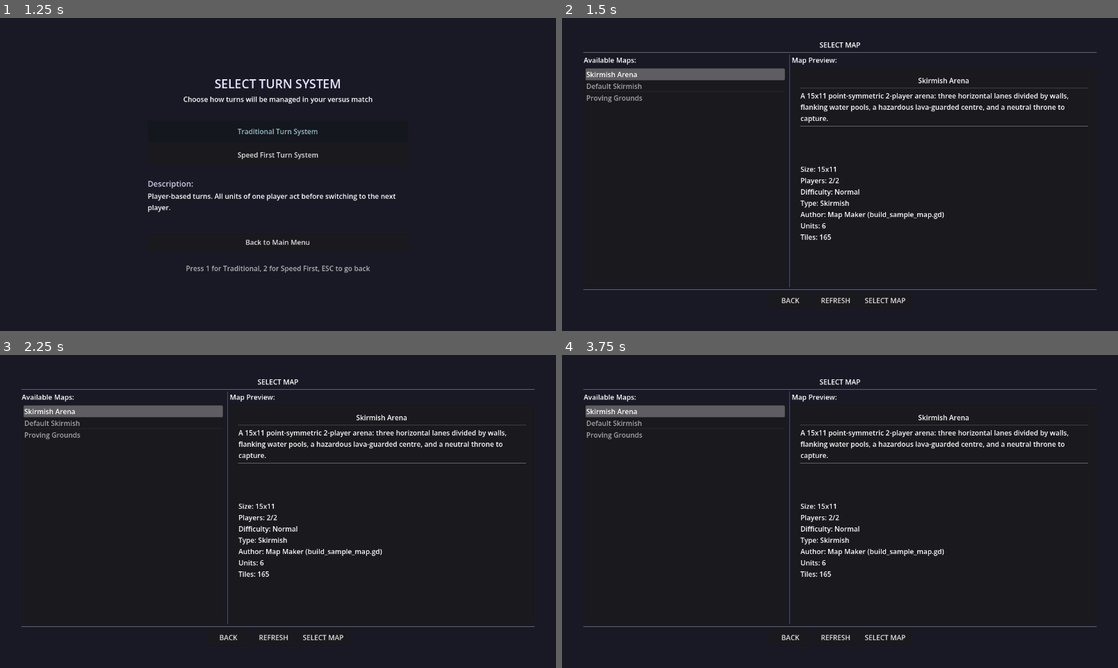
Above: before the commit, frames 1-4 (two rows, left to right).
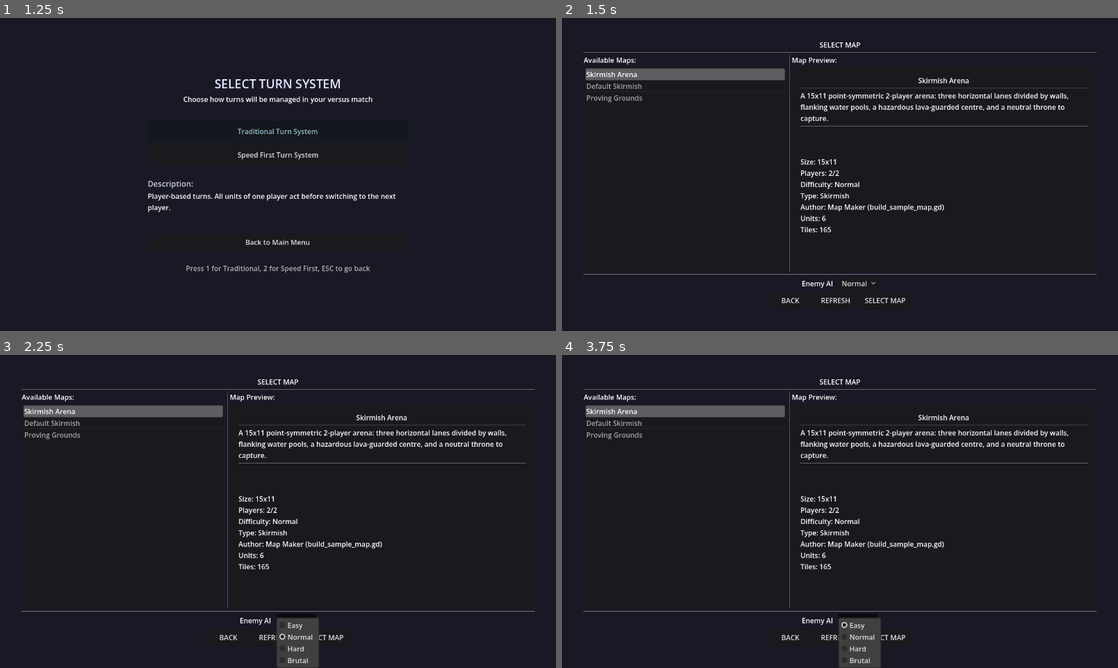
Above: after the commit, the same moments.

Repository: K-ennethA/Conquest
Game: Godot game, scene res://menus/MainMenu.tscn
The game is run twice, just before and just after one commit, with the same random seed, the same clock (stepped at 60 frames per second) and the same inputs.
Inputs (mouse positions are in pixels of both pictures, inside the frame that each line leads up to):
- Up to frame 1 (1.25 s): click "Single Player" at 0.5 s
- Up to frame 2 (1.5 s): click "Traditional Turn System" at 1.25 s
- Up to frame 3 (2.25 s): click (294, 621) at 2 s, where only the run after the commit has a clickable "Normal"
- Up to frame 4 (3.75 s): click (856, 621) at 2.75 s, where only the run after the commit has a clickable "Normal"; click (856, 621) at 3.5 s, where only the run after the commit has a clickable "Easy"

Frame 1 is identical in both runs. In frame 2, 1.8% of the frame differs, in the area x 3-97%, y 45-87%; in frame 3, 2.8%; in frame 4, 2.8%, in the area x 3-97%, y 45-100%.

Commit message:
Feature: configurable AI difficulty (Easy / Normal / Hard / Brutal)
BotController gains a Difficulty enum + tunable planner. NORMAL is byte-identical
to the previous greedy best-damage strategy, so all existing AI/boss tests stay
green. Tiers:
  - EASY  : dithers -- often skips a clear attack, mis-targets, hesitates to
            advance (stochastic; uses an injectable, lazily-created RNG so NORMAL/
            HARD/BRUTAL never touch RNG and stay deterministic).
  - NORMAL: greedy best-damage (baseline).
  - HARD  : NORMAL + secures a guaranteed kill when one is reachable.
  - BRUTAL: HARD + focus-fires the weakest enemy to set up a kill, never hesitates.

_best_attack is refactored into _ranked_attacks (best-first list) so difficulty
can pick among candidates; ranked[0] equals the old greedy pick. BossController
inherits difficulty unchanged.

Wiring:
  - GameSettings.ai_difficulty (int, default NORMAL) + set_ai_difficulty(), in
    reset/info. Cross-scene settings holder the menus write and the game reads.
  - BotTurnDriver reads GameSettings.ai_difficulty via /root/GameSettings and sets
    it on each controller it builds (defaults to NORMAL when absent, e.g. tests).
  - MapSelection (final single-player gate) gains an "Enemy AI" dropdown, built in
    code so it slots into the existing layout without a .tscn edit; the pending UI
    restyle will formalize its look.

Tests: +5 in test_bot_controller (HARD kill-securing, BRUTAL focus-fire, EASY
dithers where NORMAL never does, EASY seed reproducibility, difficulty_name).
Gate: import clean, content 18/18, boot clean, full suite 235 passing / 3 failing
(only the pre-existing MP-lobby vote tests).

Co-Authored-By: Claude Opus 4.8 <noreply@anthropic.com>

Diff:
--- a/game/ai/BotController.gd
+++ b/game/ai/BotController.gd
@@ -26,6 +26,32 @@
 	WAIT,  ## do nothing this turn
 }
 
+## How sharply the AI plays. Higher tiers target better, secure kills, and never
+## hesitate; EASY deliberately dithers and misplays so it is beatable.
+enum Difficulty {
+	EASY,    ## dithers: often skips its attack, mis-targets, hesitates to advance
+	NORMAL,  ## greedy best-damage (the baseline strategy)
+	HARD,    ## NORMAL + secures guaranteed kills when reachable
+	BRUTAL,  ## HARD + focus-fires the weakest enemy and never hesitates
+}
+
+## Which tier this planner plays at. Set by the driver from the game settings.
+var difficulty: int = Difficulty.NORMAL
+
+## RNG used only by EASY's dithering/mis-targeting. Injectable so tests stay
+## deterministic; created (and randomized) lazily on first EASY use, so NORMAL /
+## HARD / BRUTAL never touch it and remain fully deterministic.
+var rng: RandomNumberGenerator = null
+
+
+## Human-readable name for a [enum Difficulty] value (UI / logs).
+static func difficulty_name(d: int) -> String:
+	match d:
+		Difficulty.EASY: return "Easy"
+		Difficulty.HARD: return "Hard"
+		Difficulty.BRUTAL: return "Brutal"
+		_: return "Normal"
+
 
 ## Plan this unit's turn. [param moveset] is an Array of [MoveResource].
 ## Returns a decision dictionary with keys: "action" ([enum ActionType]), "move",
@@ -39,12 +65,77 @@
 	if hostiles.is_empty():
 		return _wait("no_hostiles")
 
-	var best := _best_attack(actor, origin, moveset, hostiles, board)
-	if not best.is_empty():
-		return best
-
-	# No damaging option in range: close on the nearest enemy.
+	# All reachable damaging plays this turn, best-first (index 0 == the greedy
+	# pick NORMAL has always made). Difficulty decides which of them we take.
+	var ranked := _ranked_attacks(actor, origin, moveset, hostiles, board)
+	var choice := _choose_attack(ranked)
+	if not choice.is_empty():
+		return choice
+
+	# No attack taken (none in range, or EASY chose to hold). Advance -- unless
+	# EASY hesitates this turn, in which case do nothing.
+	if difficulty == Difficulty.EASY and _get_rng().randf() < 0.30:
+		return _wait("hesitate")
 	return _step_toward_nearest(origin, hostiles, board)
+
+
+## Lazily-created RNG for EASY's stochastic behaviour.
+func _get_rng() -> RandomNumberGenerator:
+	if rng == null:
+		rng = RandomNumberGenerator.new()
+		rng.randomize()
+	return rng
+
+
+## Pick which of the ranked attacks (best-first) to actually take, per difficulty.
+## Returns {} to decline attacking (advance/hesitate instead).
+func _choose_attack(ranked: Array) -> Dictionary:
+	if ranked.is_empty():
+		return {}
+	match difficulty:
+		Difficulty.EASY:
+			# Dither: sometimes skip a clear attack, sometimes hit the wrong target.
+			var roll := _get_rng().randf()
+			if roll < 0.35:
+				return {}  # squanders the opening
+			if roll < 0.65 and ranked.size() > 1:
+				return ranked[_get_rng().randi_range(0, ranked.size() - 1)]
+			return ranked[0]
+		Difficulty.HARD:
+			return _first_kill_or_best(ranked)
+		Difficulty.BRUTAL:
+			# Secure a kill if possible; otherwise focus-fire the weakest enemy to
+			# set one up next turn (rather than chipping the highest-HP target).
+			var kill := _first_kill_or_best(ranked, true)
+			if not kill.is_empty() and bool(kill.get("_is_kill", false)):
+				return kill
+			return _focus_weakest(ranked)
+		_:  # NORMAL
+			return ranked[0]
+
+
+## First candidate that outright kills its target (estimate >= target HP), or the
+## best-damage candidate if none can. When [param tag] is true the returned dict
+## carries "_is_kill" so BRUTAL can tell a secured kill from a fallback.
+func _first_kill_or_best(ranked: Array, tag: bool = false) -> Dictionary:
+	for c in ranked:
+		if int(c.get("estimated_damage", 0)) >= int(c.get("target_hp", 1 << 30)):
+			if tag:
+				c = c.duplicate()
+				c["_is_kill"] = true
+			return c
+	return ranked[0]
+
+
+## Candidate hitting the lowest-current-HP target (tie-break: more damage).
+func _focus_weakest(ranked: Array) -> Dictionary:
+	var best: Dictionary = ranked[0]
+	for c in ranked:
+		var chp := int(c.get("target_hp", 1 << 30))
+		var bhp := int(best.get("target_hp", 1 << 30))
+		if chp < bhp or (chp == bhp and int(c.get("estimated_damage", 0)) > int(best.get("estimated_damage", 0))):
+			best = c
+	return best
 
 
 # --- Target selection ------------------------------------------------------
@@ -68,12 +159,12 @@
 	return false
 
 
-## Best damaging move+target, or an empty dict if none can reach a hostile.
-func _best_attack(actor, origin: Vector2i, moveset: Array, hostiles: Array, board) -> Dictionary:
-	var best := {}
-	var best_reduction := 0
-	var best_estimate := 0
-	var best_hp := 0
+## Every reachable damaging move+target this turn, sorted best-first. Element 0 is
+## the greedy pick NORMAL has always made; higher difficulties may choose others.
+## Ranking (matches the historical tie-break): most HP removed, then most raw
+## damage, then the lower-HP target (so a kill is secured on ties).
+func _ranked_attacks(actor, origin: Vector2i, moveset: Array, hostiles: Array, board) -> Array:
+	var candidates: Array = []
 	for move in moveset:
 		if move == null or move.targeting == null or not _move_has_damage(move):
 			continue
@@ -85,26 +176,30 @@
 			if estimate <= 0:
 				continue
 			var thp := _unit_hp(target)
-			var reduction := mini(estimate, maxi(0, thp))
-			# Prefer the biggest HP removed; tie-break by raw damage, then by
-			# hitting the weaker (lower-HP) target to secure a kill.
-			if best.is_empty() \
-					or reduction > best_reduction \
-					or (reduction == best_reduction and estimate > best_estimate) \
-					or (reduction == best_reduction and estimate == best_estimate and thp < best_hp):
-				best_reduction = reduction
-				best_estimate = estimate
-				best_hp = thp
-				best = {
-					"action": ActionType.MOVE,
-					"move": move,
-					"target": target,
-					"aim_cell": tcell,
-					"estimated_damage": estimate,
-					"step_to": origin,
-					"reason": "attack_best_target",
-				}
-	return best
+			candidates.append({
+				"action": ActionType.MOVE,
+				"move": move,
+				"target": target,
+				"aim_cell": tcell,
+				"estimated_damage": estimate,
+				"target_hp": thp,
+				"reduction": mini(estimate, maxi(0, thp)),
+				"step_to": origin,
+				"reason": "attack_best_target",
+			})
+	candidates.sort_custom(_attack_is_better)
+	return candidates
+
+
+## Strict "a ranks before b" comparator for [method _ranked_attacks].
+func _attack_is_better(a: Dictionary, b: Dictionary) -> bool:
+	var ra := int(a["reduction"]); var rb := int(b["reduction"])
+	if ra != rb:
+		return ra > rb
+	var ea := int(a["estimated_damage"]); var eb := int(b["estimated_damage"])
+	if ea != eb:
+		return ea > eb
+	return int(a["target_hp"]) < int(b["target_hp"])
 
 
 ## Non-mutating estimate of the damage [param move] would deal to [param target].
--- a/game/ai/BotTurnDriver.gd
+++ b/game/ai/BotTurnDriver.gd
@@ -76,9 +76,20 @@
 
 # --- Character planning path -----------------------------------------------
 
+## The configured AI difficulty from the shared game settings, defaulting to
+## NORMAL when the settings singleton is unavailable (e.g. isolated tests).
+func _ai_difficulty() -> int:
+	var gs = get_node_or_null("/root/GameSettings")
+	if gs != null and "ai_difficulty" in gs:
+		return int(gs.ai_difficulty)
+	return BotController.Difficulty.NORMAL
+
+
+
 ## Plan via [BotController]/[BossController] and execute a real move / step.
 func _act_character(unit: Unit, board) -> void:
 	var controller = BossController.new() if unit.is_boss() else BotController.new()
+	controller.difficulty = _ai_difficulty()
 	var decision = controller.decide(unit, unit.get_moveset(), board)
 	if decision == null or decision.is_empty():
 		_finish(unit, "wait")
--- a/menus/MapSelection.gd
+++ b/menus/MapSelection.gd
@@ -40,8 +40,46 @@
 	if refresh_button:
 		refresh_button.pressed.connect(_on_refresh_button_pressed)
 
+	# AI difficulty picker (single-player). Built in code so it slots into the
+	# existing layout without a .tscn edit; the UI restyle will formalize it.
+	_setup_difficulty_picker()
+
 	# Load available maps
 	_load_available_maps()
+
+var _difficulty_option: OptionButton
+
+func _setup_difficulty_picker() -> void:
+	"""Insert an 'Enemy AI' difficulty dropdown above the button row."""
+	var vbox := get_node_or_null("VBoxContainer")
+	if vbox == null:
+		return
+
+	var row := HBoxContainer.new()
+	row.name = "DifficultyRow"
+	row.alignment = BoxContainer.ALIGNMENT_CENTER
+	row.add_theme_constant_override("separation", 12)
+
+	var label := Label.new()
+	label.text = "Enemy AI"
+	row.add_child(label)
+
+	_difficulty_option = OptionButton.new()
+	for i in range(4):  # BotController.Difficulty: EASY..BRUTAL
+		_difficulty_option.add_item(BotController.difficulty_name(i), i)
+	_difficulty_option.select(clampi(GameSettings.ai_difficulty, 0, 3))
+	_difficulty_option.item_selected.connect(_on_difficulty_selected)
+	row.add_child(_difficulty_option)
+
+	vbox.add_child(row)
+	# Sit the picker just above the Select/Back button row.
+	var button_row := get_node_or_null("VBoxContainer/ButtonContainer")
+	if button_row != null:
+		vbox.move_child(row, button_row.get_index())
+
+func _on_difficulty_selected(index: int) -> void:
+	"""Store the chosen AI difficulty for the game to read."""
+	GameSettings.set_ai_difficulty(_difficulty_option.get_item_id(index))
 
 func _load_available_maps() -> void:
 	"""Load all available map files"""
--- a/systems/game_settings.gd
+++ b/systems/game_settings.gd
@@ -22,6 +22,12 @@
 var auto_end_turn: bool = false  # Whether to automatically end turns when all units have acted
 var show_turn_indicators: bool = true
 var enable_undo: bool = false  # For future expansion
+
+# AI difficulty for bot-controlled enemies. Int mirrors BotController.Difficulty
+# (EASY=0, NORMAL=1, HARD=2, BRUTAL=3); the driver reads this when it builds a
+# controller. Kept as a plain int so this settings singleton need not depend on
+# BotController's load order.
+var ai_difficulty: int = 1  # NORMAL
 
 func _ready() -> void:
 	name = "GameSettings"
@@ -58,6 +64,11 @@
 	"""Set the selected map path"""
 	selected_map_path = map_path
 	print("Selected map set to: " + map_path)
+
+func set_ai_difficulty(difficulty: int) -> void:
+	"""Set the AI difficulty (BotController.Difficulty: EASY=0..BRUTAL=3)."""
+	ai_difficulty = clampi(difficulty, 0, 3)
+	print("AI difficulty set to: " + str(ai_difficulty))
 
 func get_selected_map() -> String:
 	"""Get the selected map path"""
@@ -130,6 +141,7 @@
 	auto_end_turn = false
 	show_turn_indicators = true
 	enable_undo = false
+	ai_difficulty = 1  # NORMAL
 
 	print("Game settings reset to defaults")
 
@@ -144,7 +156,8 @@
 		"player_names": player_names.duplicate(),
 		"auto_end_turn": auto_end_turn,
 		"show_turn_indicators": show_turn_indicators,
-		"enable_undo": enable_undo
+		"enable_undo": enable_undo,
+		"ai_difficulty": ai_difficulty
 	}
 
 func print_settings() -> void:
--- a/tests/unit/test_bot_controller.gd
+++ b/tests/unit/test_bot_controller.gd
@@ -151,3 +151,92 @@
 	assert_eq(boss_ai.current_phase, 1, "boss entered phase 1")
 	assert_eq(decision["action"], BotController.ActionType.MOVE, "special move lets the boss attack")
 	assert_eq(decision["move"].move_id, &"flame_burst", "boss uses the unlocked special move")
+
+# --- Difficulty levels -----------------------------------------------------
+
+func test_hard_secures_a_kill_over_a_bigger_hit():
+	# Two enemies in reach. `full` takes the most raw damage; `weak` would die to
+	# the same hit. NORMAL maximizes HP removed (full); HARD takes the guaranteed
+	# kill (weak) even though it removes fewer HP.
+	var actor := MockUnit.new(0, { "attack": 10 })
+	var full := MockUnit.new(1, { "health": 100, "defense": 0 })  # est 34, survives
+	var weak := MockUnit.new(1, { "health": 20, "defense": 0 })   # est 34 >= 20, lethal
+	var board := MockBoard.new()
+	board.place(actor, Vector2i(0, 0))
+	board.place(full, Vector2i(1, 0))
+	board.place(weak, Vector2i(0, 1))
+	var strike = MoveLibrary.basic_strike()
+
+	var normal := BotController.new()  # default NORMAL
+	assert_eq(normal.decide(actor, [strike], board)["target"], full, "NORMAL removes the most HP")
+
+	var hard := BotController.new()
+	hard.difficulty = BotController.Difficulty.HARD
+	assert_eq(hard.decide(actor, [strike], board)["target"], weak, "HARD secures the guaranteed kill")
+
+func test_brutal_focus_fires_the_weakest_enemy():
+	# No kill is available this turn. NORMAL chips the target it hits hardest;
+	# BRUTAL instead focus-fires the lowest-HP enemy to set up a kill next turn.
+	var actor := MockUnit.new(0, { "attack": 10 })
+	var tanky := MockUnit.new(1, { "health": 100, "defense": 0 })  # est 34, biggest hit
+	var weak := MockUnit.new(1, { "health": 50, "defense": 20 })   # est 14, lowest HP
+	var board := MockBoard.new()
+	board.place(actor, Vector2i(0, 0))
+	board.place(tanky, Vector2i(1, 0))
+	board.place(weak, Vector2i(0, 1))
+	var strike = MoveLibrary.basic_strike()
+
+	var normal := BotController.new()
+	assert_eq(normal.decide(actor, [strike], board)["target"], tanky, "NORMAL takes the biggest hit")
+
+	var brutal := BotController.new()
+	brutal.difficulty = BotController.Difficulty.BRUTAL
+	assert_eq(brutal.decide(actor, [strike], board)["target"], weak, "BRUTAL focus-fires the weakest")
+
+func test_easy_squanders_openings_that_normal_always_takes():
+	# One enemy, in range. NORMAL must attack every time; EASY must sometimes
+	# dither (skip/hesitate) across seeds -- proving the tier is genuinely weaker.
+	var actor := MockUnit.new(0, { "attack": 10 })
+	var enemy := MockUnit.new(1, { "health": 100, "defense": 0 })
+	var board := MockBoard.new()
+	board.place(actor, Vector2i(0, 0))
+	board.place(enemy, Vector2i(1, 0))
+	var strike = MoveLibrary.basic_strike()
+
+	var normal_non_attacks := 0
+	var easy_non_attacks := 0
+	for s in range(40):
+		var n := BotController.new()  # NORMAL never touches rng, but inject for parity
+		var nr := RandomNumberGenerator.new(); nr.seed = s; n.rng = nr
+		if n.decide(actor, [strike], board)["action"] != BotController.ActionType.MOVE:
+			normal_non_attacks += 1
+		var e := BotController.new()
+		e.difficulty = BotController.Difficulty.EASY
+		var er := RandomNumberGenerator.new(); er.seed = s; e.rng = er
+		if e.decide(actor, [strike], board)["action"] != BotController.ActionType.MOVE:
+			easy_non_attacks += 1
+
+	assert_eq(normal_non_attacks, 0, "NORMAL always takes an available attack")
+	assert_gt(easy_non_attacks, 0, "EASY sometimes squanders the opening")
+
+func test_easy_is_reproducible_for_a_fixed_seed():
+	# Same seed -> same plan, so replays / networked runs stay deterministic.
+	var actor := MockUnit.new(0, { "attack": 10 })
+	var enemy := MockUnit.new(1, { "health": 100, "defense": 0 })
+	var board := MockBoard.new()
+	board.place(actor, Vector2i(0, 0))
+	board.place(enemy, Vector2i(1, 0))
+	var strike = MoveLibrary.basic_strike()
+
+	var a := BotController.new(); a.difficulty = BotController.Difficulty.EASY
+	var ar := RandomNumberGenerator.new(); ar.seed = 7; a.rng = ar
+	var b := BotController.new(); b.difficulty = BotController.Difficulty.EASY
+	var br := RandomNumberGenerator.new(); br.seed = 7; b.rng = br
+	assert_eq(a.decide(actor, [strike], board)["action"], b.decide(actor, [strike], board)["action"],
+		"identical seed -> identical action")
+
+func test_difficulty_name_labels():
+	assert_eq(BotController.difficulty_name(BotController.Difficulty.EASY), "Easy")
+	assert_eq(BotController.difficulty_name(BotController.Difficulty.NORMAL), "Normal")
+	assert_eq(BotController.difficulty_name(BotController.Difficulty.HARD), "Hard")
+	assert_eq(BotController.difficulty_name(BotController.Difficulty.BRUTAL), "Brutal")
